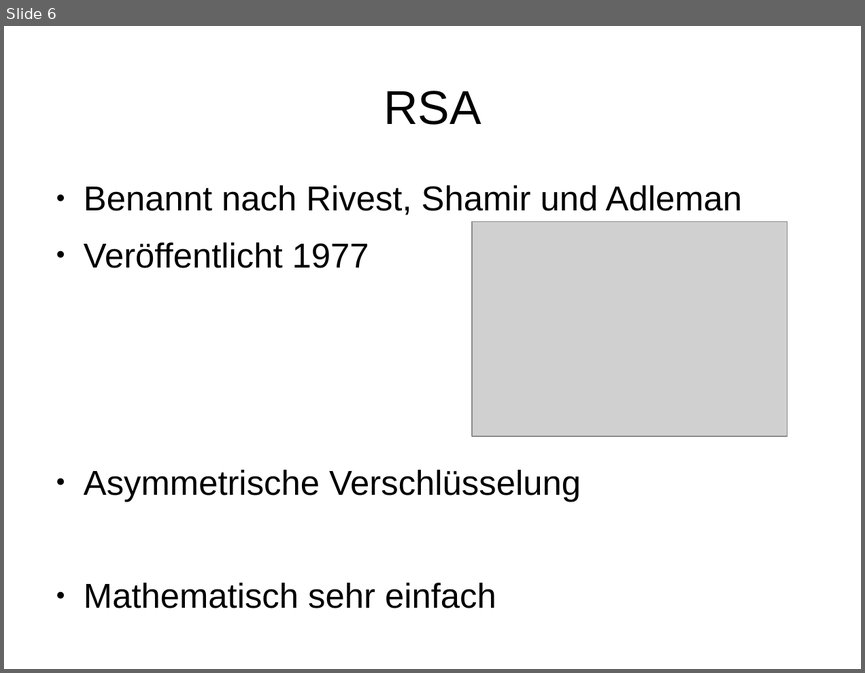
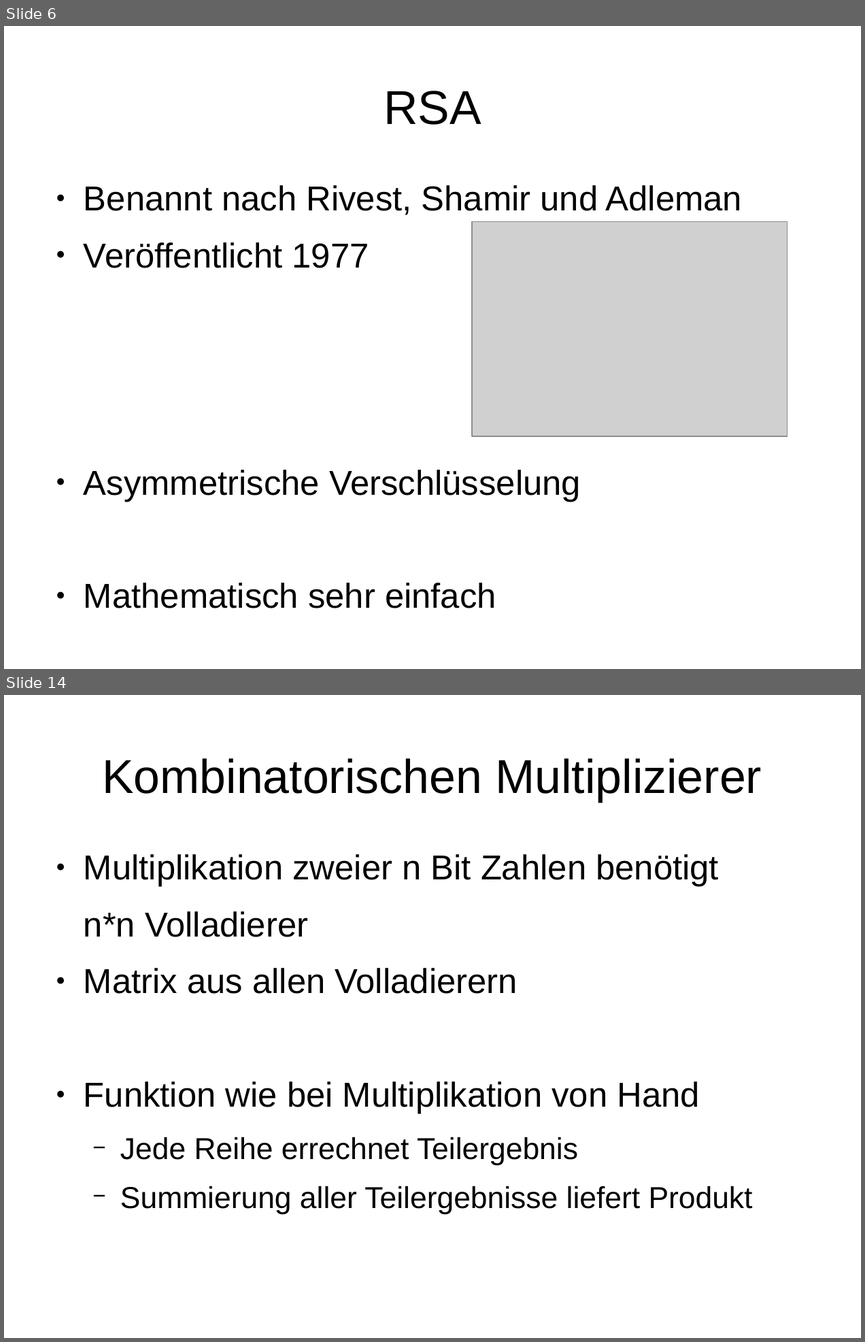
Before and after one commit to stadler-tom/schreibzeug, a slide deck: Presentation/Hauptseminar_RSA.odp. Shown one above the other, each under a label of ours: slide 6 before the commit, slides 6 and 14 after it; the slides between them are not shown. The pictures are 865x673 and 865x1342 pixels, drawn with LibreOffice and Linux fonts; fonts in the diff are those of the drawing; grey boxes stand for pictures. Boxes give left, top, right and bottom in pixels: in the first picture for what was removed or moved away, otherwise in the second. Text is boxed around its words. In the diff, an @@ line names an element or a change of style, - is before the commit and + after.

```diff
--- a/Presentation/Hauptseminar_RSA.odp
+++ b/Presentation/Hauptseminar_RSA.odp
@@ slide 14 added at [4, 695, 861, 1338], background #FFFFFF @@
@@ title added at [102, 758, 762, 802], 44 pt, text #000000 @@
+Kombinatorischen Multiplizierer
@@ text added at [84, 854, 753, 1214], 32 pt, text #000000 @@
+● Multiplikation zweier n Bit Zahlen benötigt
+n*n Volladierer
+● Matrix aus allen Volladierern
+● Funktion wie bei Multiplikation von Hand
+  − Jede Reihe errechnet Teilergebnis
+  − Summierung aller Teilergebnisse liefert Produkt
```
Also in this commit, not shown: 2 slides changed, 11 other slides added, 3 slides removed, 1 other file.
